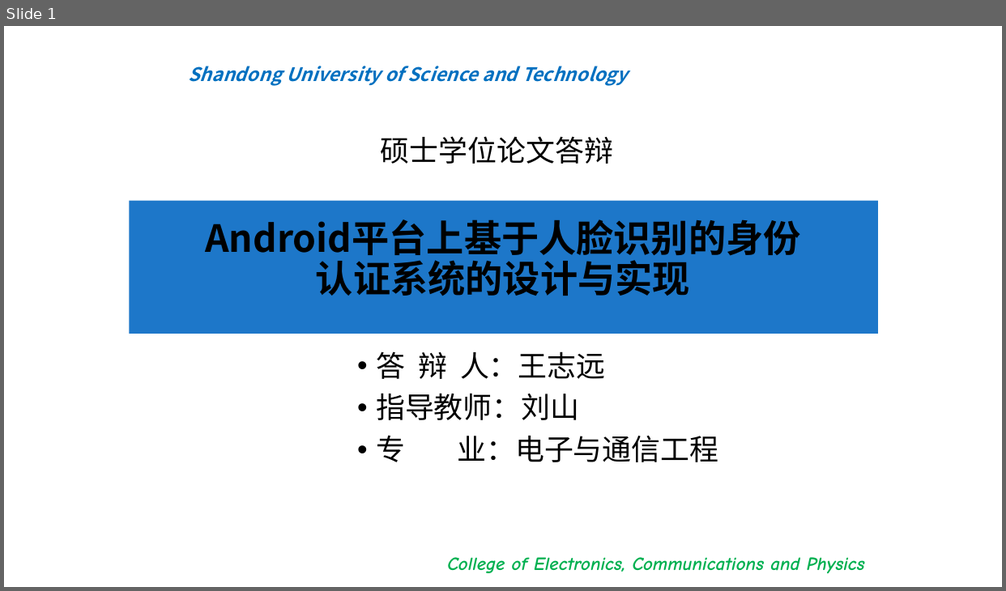
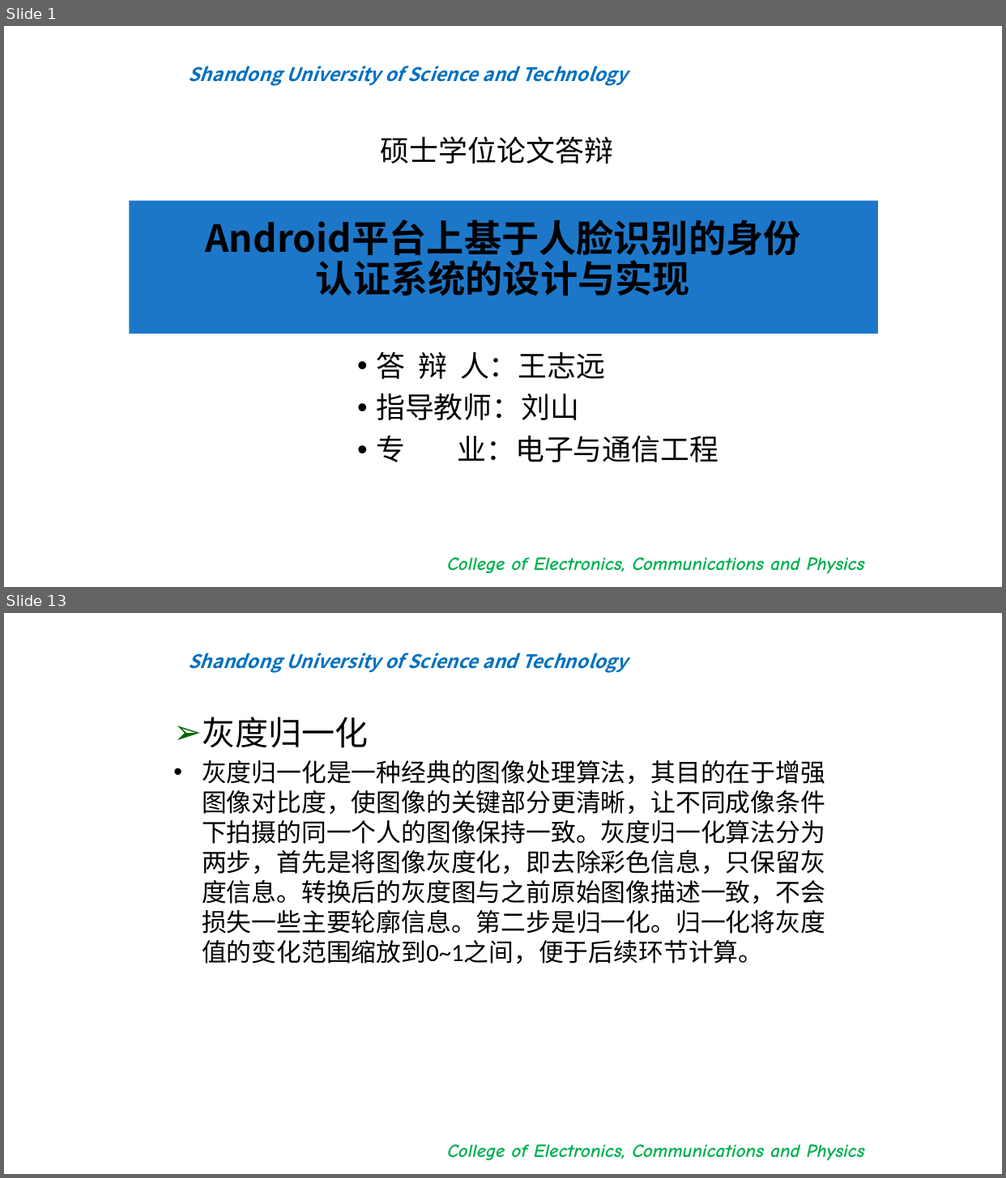
Before and after one commit to bigflyboy/biyelunwen, a slide deck: 王志远毕业答辩.pptx. Shown one above the other, each under a label of ours: slide 1 before the commit, slides 1 and 13 after it; the slides between them are not shown. The pictures are 1006x591 and 1006x1178 pixels, drawn with LibreOffice and Linux fonts; fonts in the diff are those of the drawing; background and template pictures are left out. Boxes give left, top, right and bottom in pixels: in the first picture for what was removed or moved away, otherwise in the second. Text is boxed around its words. In the diff, an @@ line names an element or a change of style, - is before the commit and + after.

```diff
--- a/王志远毕业答辩.pptx
+++ b/王志远毕业答辩.pptx
@@ slide 13 added at (x1=4, y1=613, x2=1002, y2=1174), background #FFFFFF; not listed: 2 template elements that a slide beside it also shows @@
@@ text added at (x1=202, y1=717, x2=825, y2=964), 24 pt, text #000000 @@
+➢ 灰度归一化
+• 灰度归一化是一种经典的图像处理算法，其目的在于增强图像对比度，使图像的关键部分更清晰，让不同成像条件下拍摄的同一个人的图像保持一致。灰度归一化算法分为两步，首先是将图像灰度化，即去除彩色信息，只保留灰度信息。转换后的灰度图与之前原始图像描述一致，不会损失一些主要轮廓信息。第二步是归一化。归一化将灰度值的变化范围缩放到0~1之间，便于后续环节计算。
```
Also in this commit, not shown: 17 other slides added, 3 other files.
